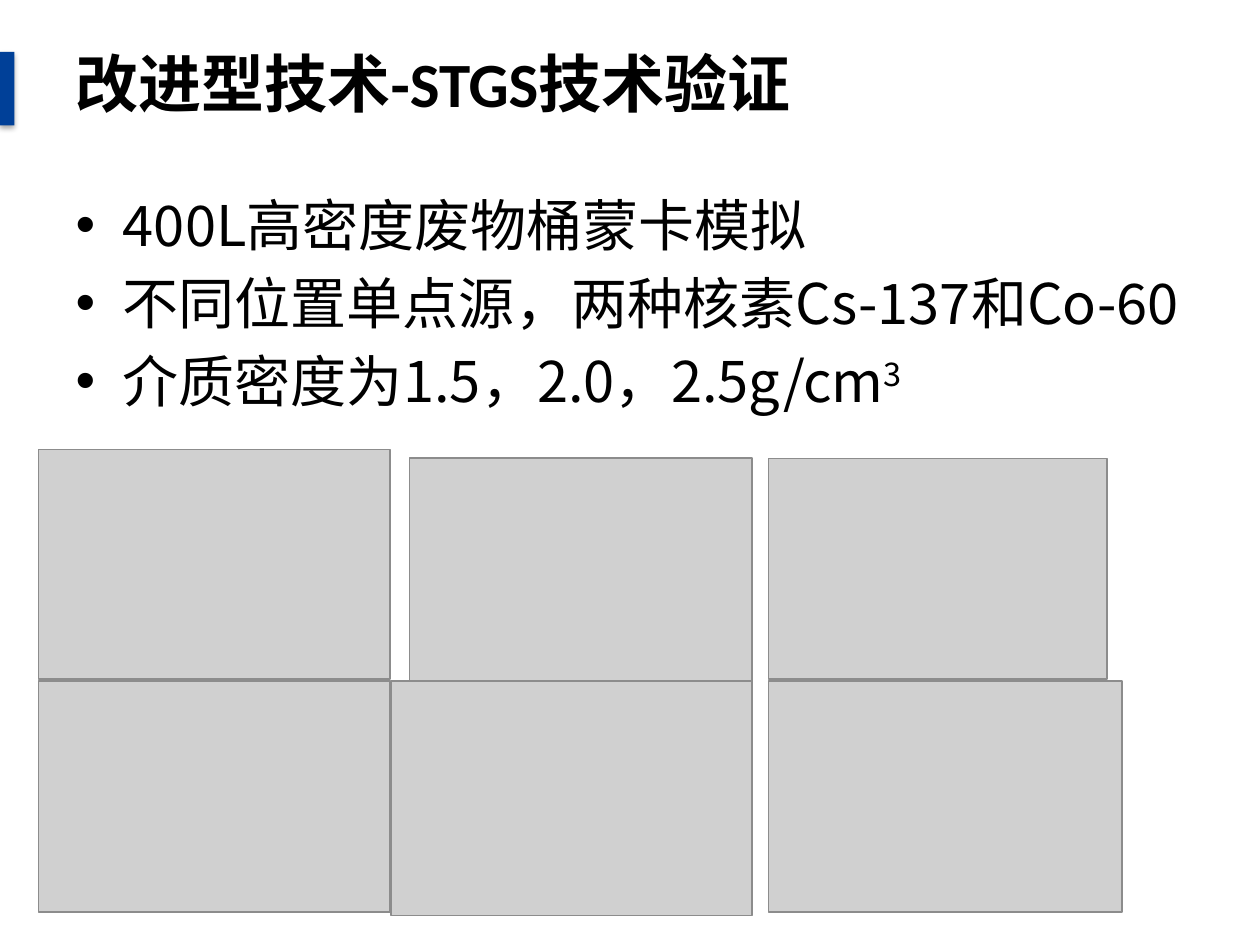
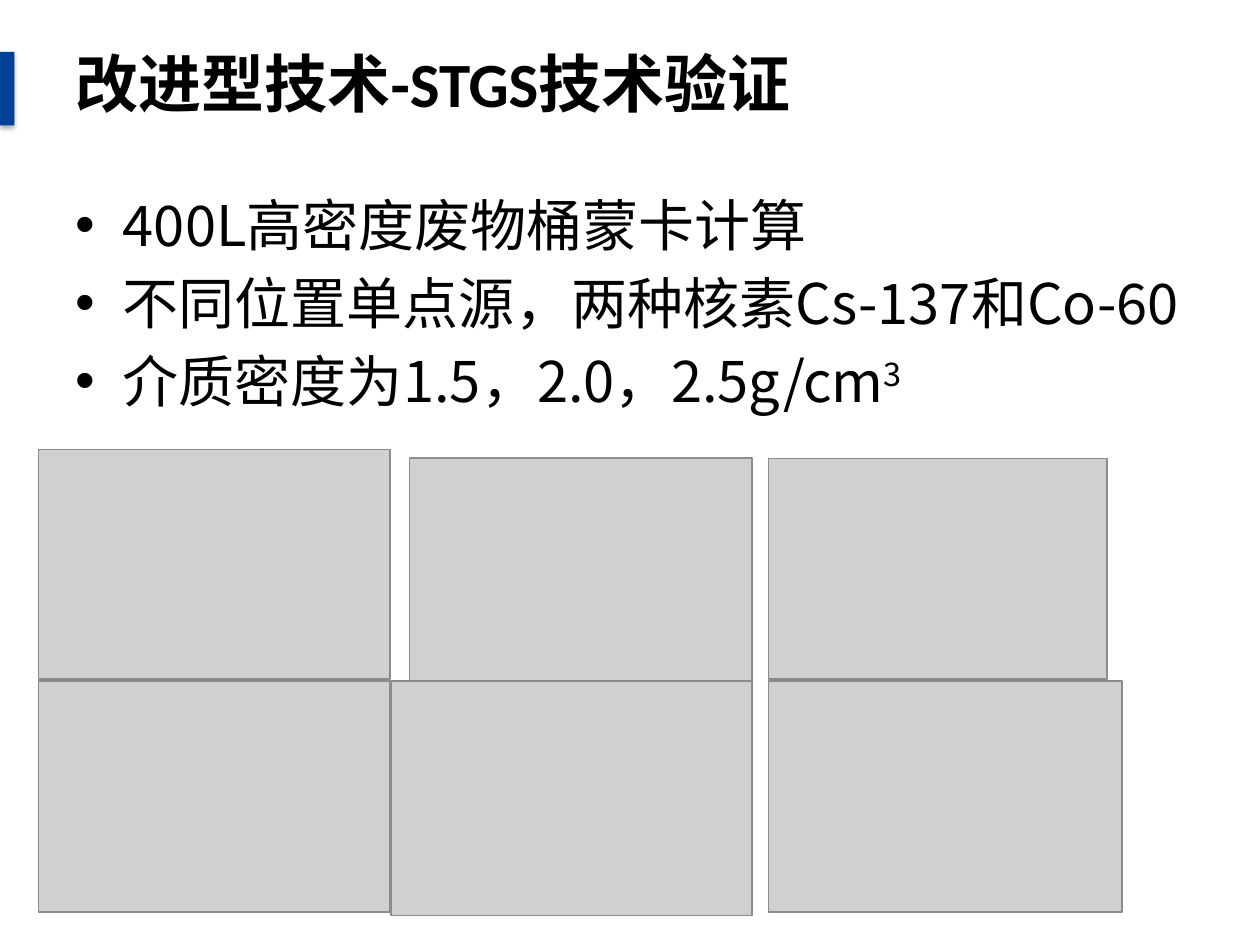
Before and after one commit to danxibao/NDAPapers, a slide deck: slide 22 of 毕业答辩报告.pptx (slide 20 before the commit). Drawn at 1260x945 pixels with LibreOffice and Linux fonts; fonts in the diff are those of the drawing; grey boxes stand for pictures; background and template pictures are left out. Boxes give left, top, right and bottom in pixels: in the first picture for what was removed or moved away, otherwise in the second. Text is boxed around its words. In the diff, an @@ line names an element or a change of style, - is before the commit and + after.

```diff
--- a/毕业答辩报告.pptx
+++ b/毕业答辩报告.pptx
@@ text at <box>123,198,807,251</box>: text changed @@
-• 400L高密度废物桶蒙卡模拟
+• 400L高密度废物桶蒙卡计算
```
Also in this commit, not shown: 8 other slides changed, 3 slides added, 2 other files.
